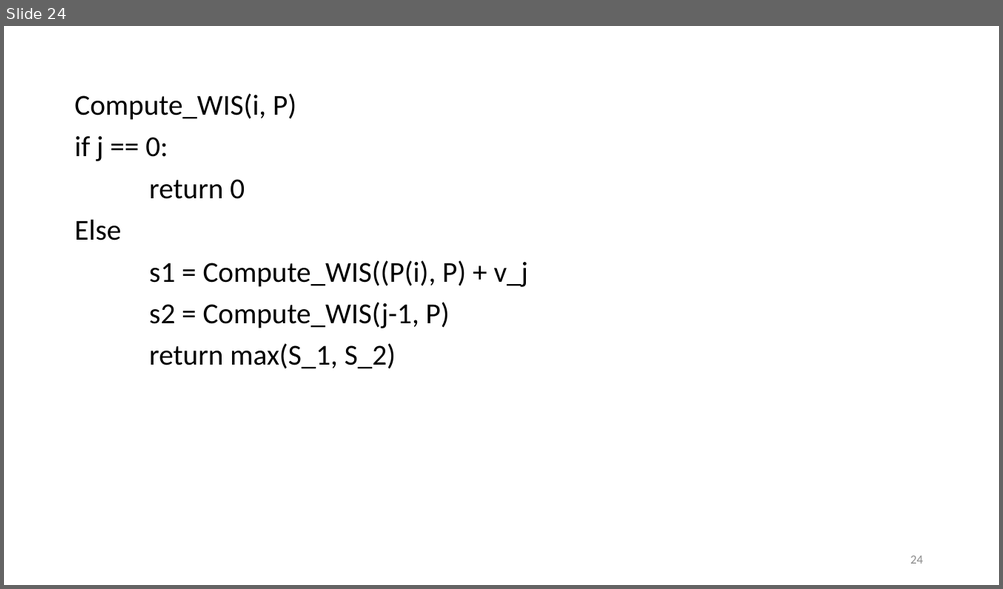
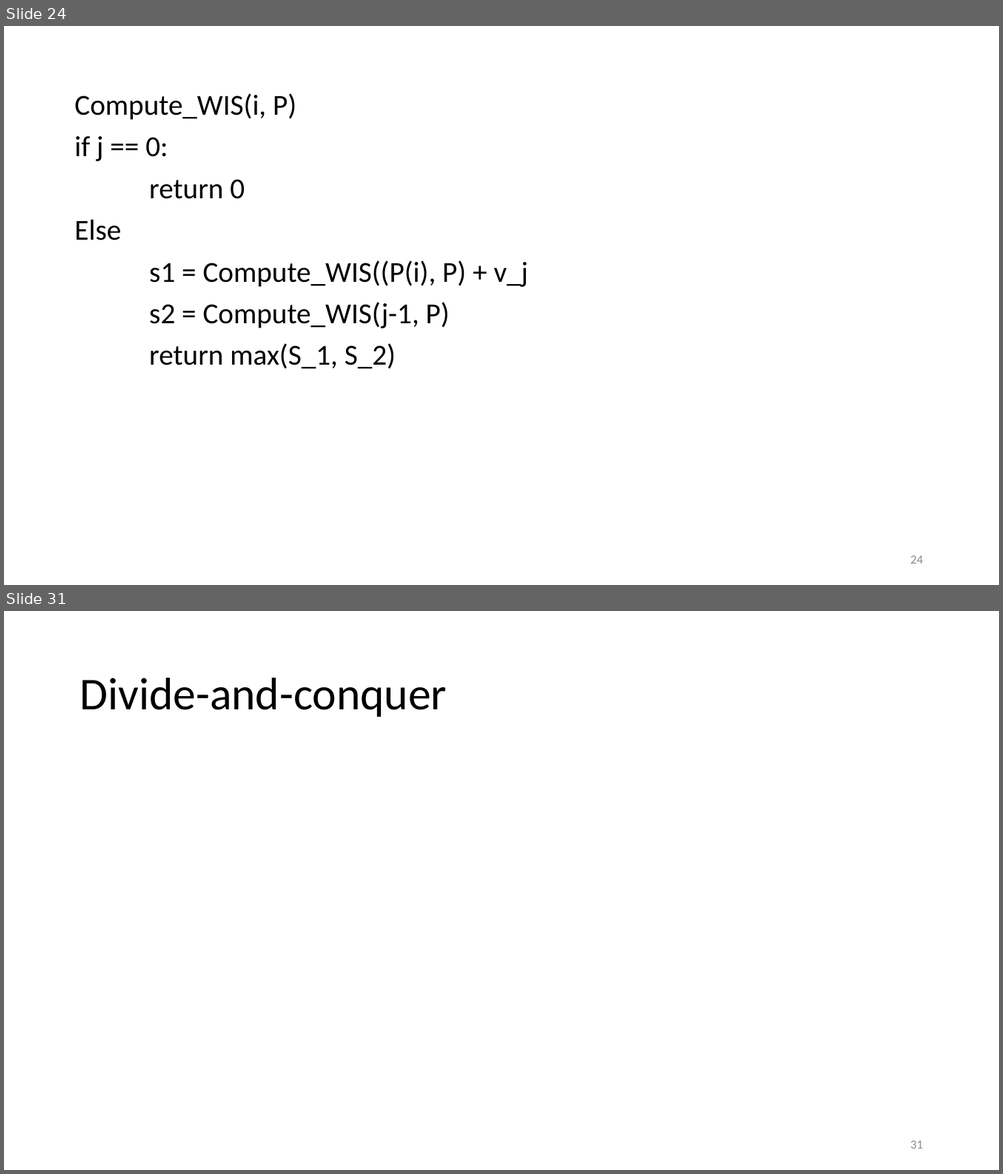
Before and after one commit to jonathonyan/CSC373, a slide deck: Week3/Week 3.pptx. Shown one above the other, each under a label of ours: slide 24 before the commit, slides 24 and 31 after it; the slides between them are not shown. The pictures are 1003x589 and 1003x1174 pixels, drawn with LibreOffice and Linux fonts; fonts in the diff are those of the drawing; grey boxes stand for pictures. Boxes give left, top, right and bottom in pixels: in the first picture for what was removed or moved away, otherwise in the second. Text is boxed around its words. In the diff, an @@ line names an element or a change of style, - is before the commit and + after.

```diff
--- a/Week3/Week 3.pptx
+++ b/Week3/Week 3.pptx
@@ slide 31 added at <box>4,611,999,1170</box>, background #FFFFFF @@
@@ title added at <box>79,678,447,717</box>, 44 pt, text #000000 @@
+Divide-and-conquer
@@ page number added at <box>910,1141,922,1149</box>, 12 pt, text #8C8C8C @@
+31
```
Also in this commit, not shown: 1 slide changed, 6 other slides added, 1 other file.
